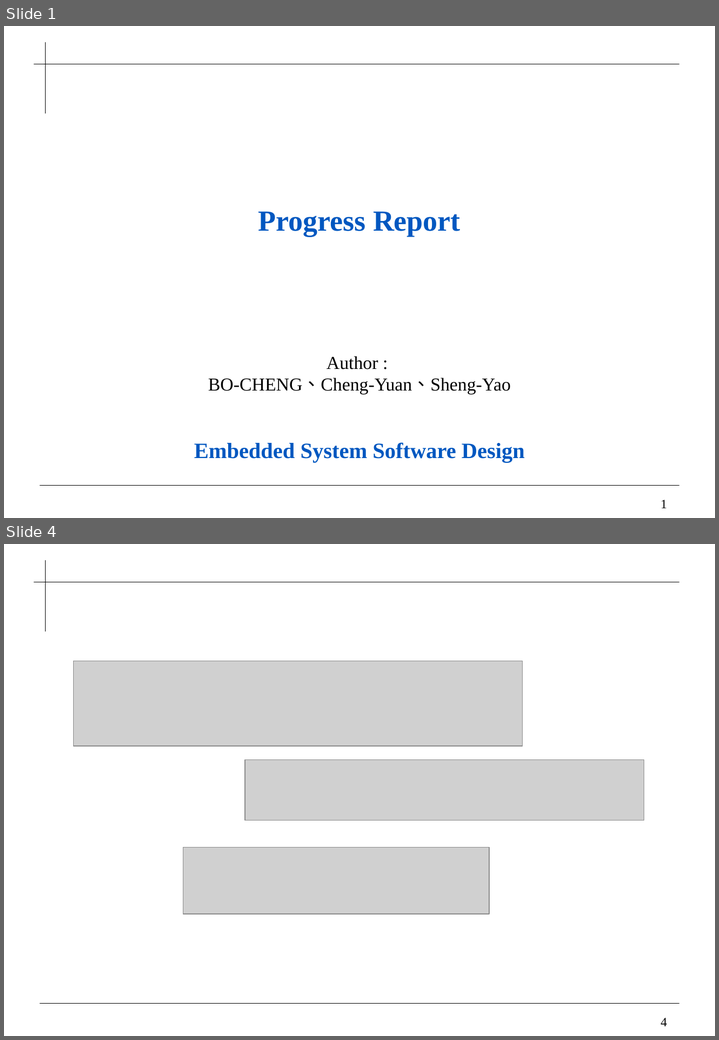
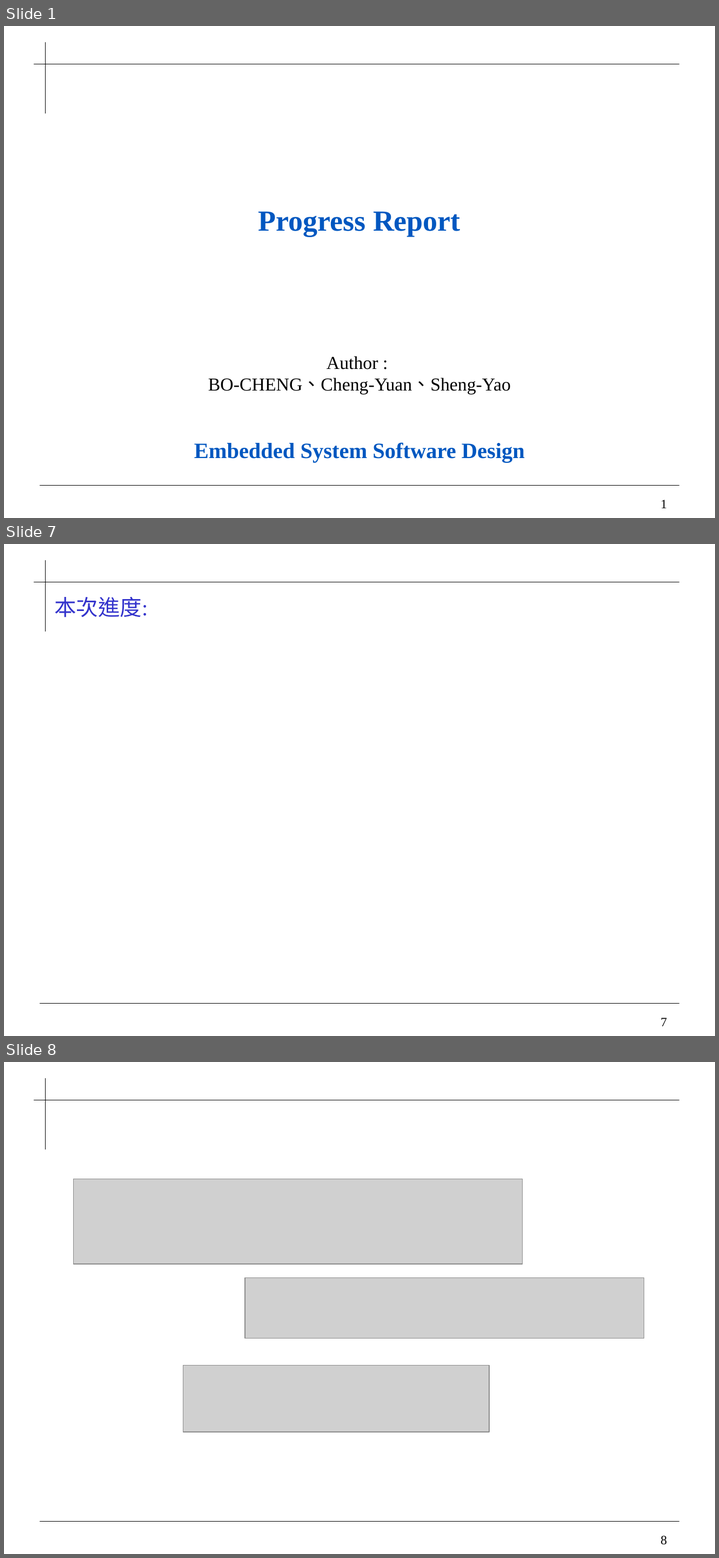
Before and after one commit to 0ilasis0/home, a slide deck: ICCPROFILE.pptx. Shown one above the other, each under a label of ours: slides 1 and 4 before the commit, slides 1, 7 and 8 after it; the slides between them are not shown. The pictures are 719x1040 and 719x1558 pixels, drawn with LibreOffice and Linux fonts; fonts in the diff are those of the drawing; grey boxes stand for pictures; background and template pictures are left out. Boxes give left, top, right and bottom in pixels: in the first picture for what was removed or moved away, otherwise in the second. Text is boxed around its words. In the diff, an @@ line names an element or a change of style, - is before the commit and + after.

```diff
--- a/ICCPROFILE.pptx
+++ b/ICCPROFILE.pptx
@@ slide 7 added at (4, 544, 715, 1036), background #FFFFFF; not listed: 4 template elements that a slide beside it also shows @@
@@ title added at (54, 597, 148, 617), 24 pt, text #3333CC @@
+本次進度:
@@ what was slide 4 is now slide 8 @@
@@ page number at (660, 1536, 667, 1545): text changed @@
-4
+8
```
Also in this commit, not shown: 2 slides changed, 3 other slides added, 8 other files.
